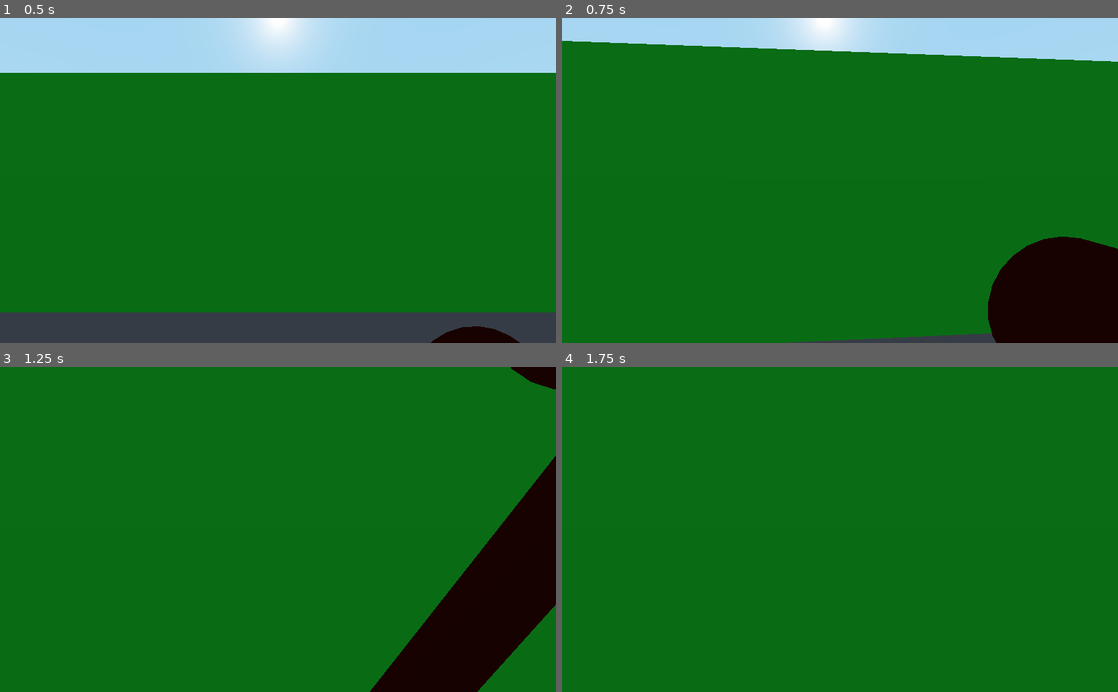
Above: before the commit, frames 1-4 (two rows, left to right).
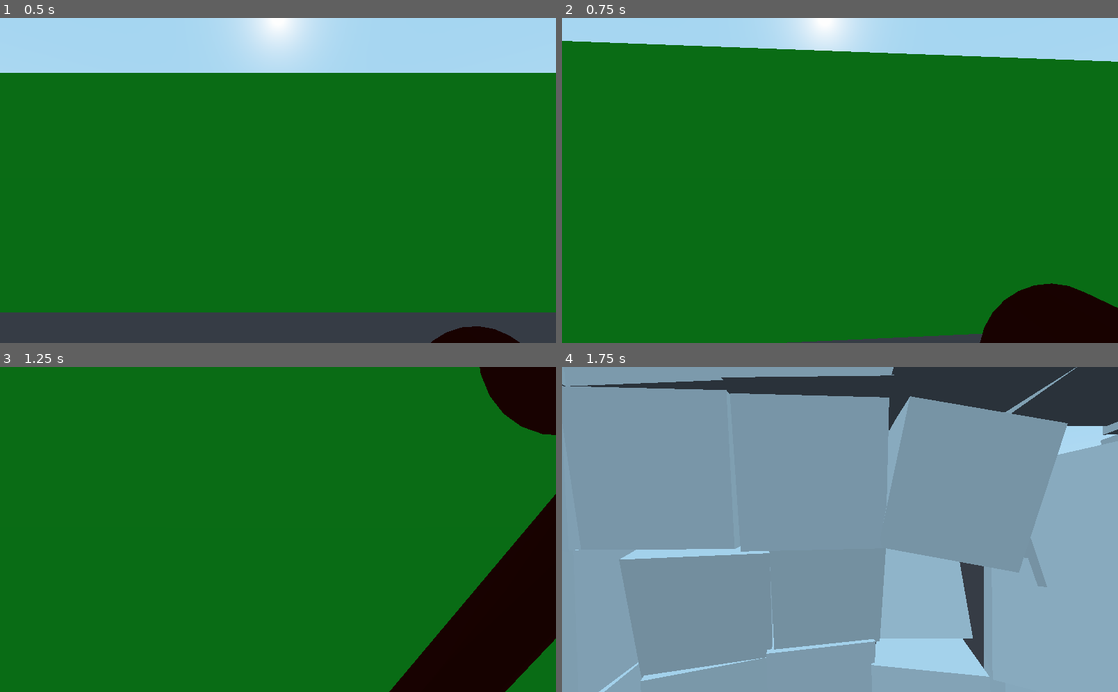
Above: after the commit, the same moments.

Repository: Gedas-S/what-minotaur
Game: Godot game, scene res://Maze.tscn
Two runs of this game, one before a commit and one after it. Both use one fixed random seed, a clock stepped at 60 frames per second and the inputs below.
Inputs (mouse positions are in pixels of both pictures, inside the frame that each line leads up to):
- Up to frame 1 (0.5 s): no input
- Up to frame 2 (0.75 s): tap Enter at 0.5 s; move the mouse to (867, 180) at 0.52 s; hold W from 0.53 s (still down); tap E at 0.6 s; click (867, 180) at 0.67 s
- Up to frame 3 (1.25 s): keep holding W
- Up to frame 4 (1.75 s): keep holding W; move the mouse to (812, 529) at 1.27 s; tap E at 1.35 s; click (812, 529) at 1.42 s

Frame 1 is identical in both runs. In frame 2, 3.4% of the frame differs, in the area x 75-100%, y 67-100%; in frame 3, 6.0%; in frame 4, 100%, in the area x 0-100%, y 0-100%.

Commit message:
hammer hammer hammer

Diff:
--- a/Maze.tscn
+++ b/Maze.tscn
@@ -50,7 +50,7 @@
 metallic_specular = 0.52
 
 [sub_resource type="CylinderShape" id=4]
-margin = 0.02
+margin = 0.3
 radius = 0.12
 height = 0.3
 
@@ -97,8 +97,8 @@
 material = SubResource( 3 )
 
 [node name="KinematicBody" type="KinematicBody" parent="Player/Hammer/Handle/Head"]
-collision_layer = 0
-collision_mask = 0
+collision_layer = 2
+collision_mask = 2
 
 [node name="CollisionShape" type="CollisionShape" parent="Player/Hammer/Handle/Head/KinematicBody"]
 shape = SubResource( 4 )
--- a/Player.gd
+++ b/Player.gd
@@ -10,24 +10,27 @@
 var hammer : AnimationPlayer
 var hammer_hitter : KinematicBody
 var hammer_has_hit : bool = true
+var hammer_hitter_last_pos : Vector3
 
 func _ready():
 	self.camera = self.get_node("PlayerEyes")
 	self.camera.make_current()
 	self.hammer = self.get_node("Hammer/AnimationPlayer")
 	self.hammer_hitter = self.get_node("Hammer/Handle/Head/KinematicBody")
-	self.hammer_hitter.connect("body_enter", self, "hammer_hit")
 	Input.set_mouse_mode(Input.MOUSE_MODE_CAPTURED)
 	self.recalculate_ratios()
+	self.hammer.play("SwingHammer")
+	self.hammer.advance(1.7)
 
 func _process(delta):
 	# warning-ignore:return_value_discarded
 	self.move_and_slide((self.transform.xform(velocity.normalized())-self.transform.origin)*speed*delta)
 	if (self.hammer.current_animation_position < 1.1 or not self.hammer_has_hit) and self.hammer.current_animation_position > 0.95:
 		self.hammer_has_hit = true
-		self.hammer_hitter.set_collision_mask_bit(2, true)
-	else:
-		self.hammer_hitter.set_collision_mask_bit(2, false)
+		var collisions = self.hammer_hitter.move_and_collide(self.hammer_hitter.transform.origin - self.hammer_hitter_last_pos, true, true, true)
+		if collisions and collisions.collider.has_method("hammer_hit"):
+			collisions.collider.hammer_hit()
+	self.hammer_hitter_last_pos = self.hammer_hitter.transform.origin
 
 func _unhandled_input(event):
 	if event is InputEventKey:
@@ -39,20 +42,17 @@
 			velocity.x = int(event.pressed) * 1
 		elif event.scancode == KEY_A:
 			velocity.x = int(event.pressed) * -1
-		elif event.scancode == KEY_E:
-			self.hammer.play("SwingHammer")
-			self.hammer_has_hit = false
 		elif event.scancode == KEY_ESCAPE and event.pressed != esc_capture:
 			esc_capture = event.pressed
 			if event.pressed:
 				rotating = not rotating
 				Input.set_mouse_mode(Input.MOUSE_MODE_CAPTURED if rotating else Input.MOUSE_MODE_VISIBLE)
+	elif event is InputEventMouseButton and event.button_index == 1:
+		self.hammer.play("SwingHammer")
+		self.hammer_has_hit = false
 	elif event is InputEventMouseMotion and rotating:
 		self.rotate(Vector3(0,1,0), event.relative.x * mouse_ratio)
 		self.camera.rotate(self.camera.transform.xform(Vector3(1,0,0)) - self.camera.transform.origin, event.relative.y * mouse_ratio)
 
 func recalculate_ratios():
 	mouse_ratio = -deg2rad(self.camera.fov) * sensitivity / get_viewport().size[0]
-
-func hammer_hit(body):
-	pass
--- a/walls/Rubble.tscn
+++ b/walls/Rubble.tscn
@@ -9,6 +9,7 @@
 
 [node name="RigidBody" type="RigidBody"]
 transform = Transform( 1, 0, 0, 0, 1, 0, 0, 0, 1, 0, 0.05, 0 )
+collision_mask = 3
 
 [node name="CollisionShape" type="CollisionShape" parent="."]
 shape = SubResource( 1 )
--- a/walls/WallSegment.gd
+++ b/walls/WallSegment.gd
@@ -9,7 +9,7 @@
 		return
 	shattered = true
 	remove_child(get_node("MeshInstance"))
-	remove_child(get_node("StaticBody"))
+	remove_child(get_node("WallStaticBody"))
 	broken = BreakableWall.instance()
 	add_child(broken)
 	var timer = Timer.new()
--- a/walls/WallSegment.tscn
+++ b/walls/WallSegment.tscn
@@ -1,6 +1,7 @@
-[gd_scene load_steps=5 format=2]
+[gd_scene load_steps=6 format=2]
 
 [ext_resource path="res://walls/WallSegment.gd" type="Script" id=1]
+[ext_resource path="res://walls/WallStaticBody.gd" type="Script" id=2]
 
 [sub_resource type="SpatialMaterial" id=1]
 albedo_color = Color( 0.0588235, 0.803922, 0.0901961, 1 )
@@ -22,8 +23,10 @@
 mesh = SubResource( 2 )
 material/0 = null
 
-[node name="StaticBody" type="StaticBody" parent="."]
+[node name="WallStaticBody" type="StaticBody" parent="."]
 transform = Transform( 1, 0, 0, 0, 1, 0, 0, 0, 1, 0, 1.5, 0 )
+collision_mask = 3
+script = ExtResource( 2 )
 
-[node name="CollisionShape" type="CollisionShape" parent="StaticBody"]
+[node name="CollisionShape" type="CollisionShape" parent="WallStaticBody"]
 shape = SubResource( 3 )
--- /dev/null
+++ b/walls/WallStaticBody.gd
@@ -0,0 +1,4 @@
+extends StaticBody
+
+func hammer_hit():
+	self.get_parent().shatter()
